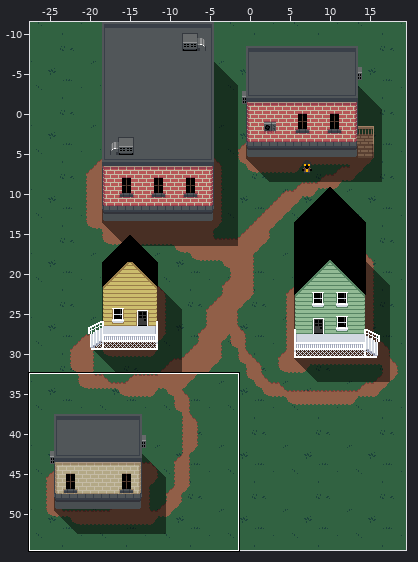
One commit to this Tiled map: assets/maps/start.tmx. The first picture is a wide view before the edit; the outline marks the close-up.
Close-up. The starting point:
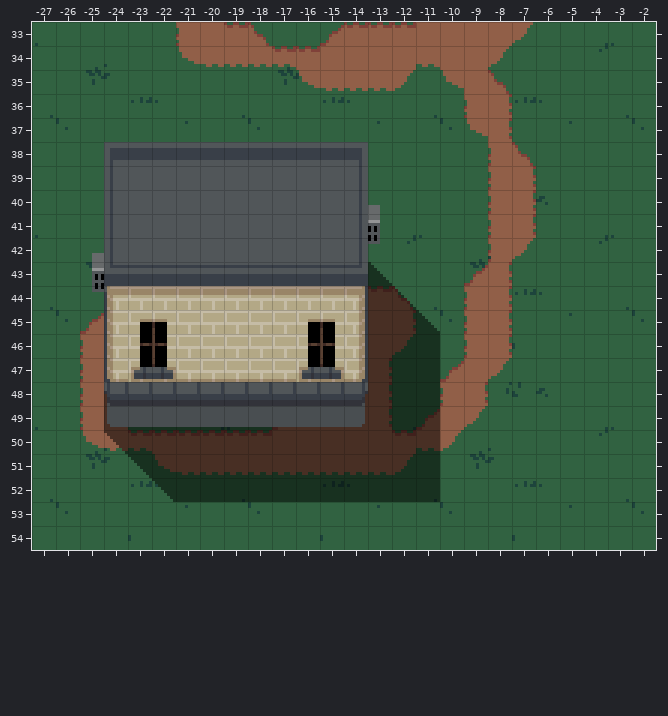
Cells are 8x8 px. Shown: x -27..-2, y 33..54. The commit also changed other parts of the map, which this record leaves out.
Now the later version:
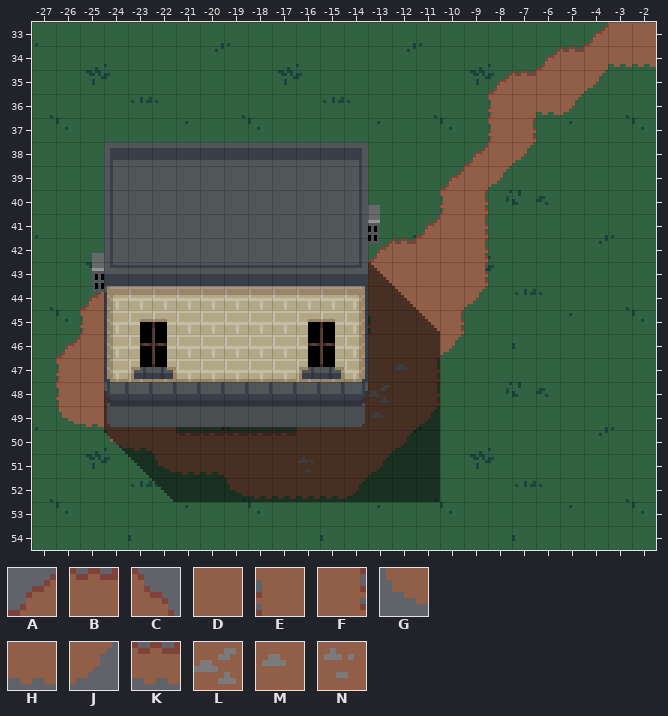
Key: from "path": A 0, B 1, C 2, D 9, E 11, F 13, G 22, H 23, J 24, K 34, L 44, M 45, N 46.
_ is an empty cell.
Edits made:
Layer "Ground":
y 33: x -21..-18 EDBC -> ____; x -15..-7 ABBBDDDDJ -> _________; x -4..-2 ___ -> ADD
y 34: x -21..-8 GHHHKBDDDDHDDJ -> ______________; x -6..-2 _____ -> ABDHH
y 35: x -16..-12 GHHHJ -> _____; x -10..-4 GDC____ -> __ABDDJ
y 36: x -9..-5 EF___ -> _EDHJ
y 37: x -9..-7 GF_ -> _EF
y 38: x -9..-7 _EC -> ADJ
y 39: x -10..-7 __EF -> ADJ_
y 40: x -10..-7 __EF -> EF__
y 41: x -11..-7 ___EF -> ADF__
y 42: x -13..-7 _____EJ -> ABDDF__
y 43: x -13..-8 ____AF -> DDDDF_
y 44: x -25 _ -> A; x -13..-8 BC__EF -> DDDDJ_
y 45: x -25 A -> E; x -13..-8 DF__EF -> EDDF__
y 46: x -26..-25 _E -> AD; x -12..-8 J__EF -> DDJ__
y 47: x -26..-25 _E -> ED; x -13..-8 F__ADJ -> DMF___
y 48: x -26..-25 _E -> ED; x -13..-9 F__EF -> LDF__
y 49: x -26..-25 _E -> GH; x -23..-22 HJ -> DD; x -17 A -> H; x -13..-9 F_ADJ -> MDJ__
y 50: x -25..-22 GHKB -> _GHD; x -17 D -> B; x -12..-10 BHJ -> J__
y 51: x -19..-12 HHHHHHHJ -> DDDNDDJ_
y 52: x -19..-14 ______ -> GHHHHJ
